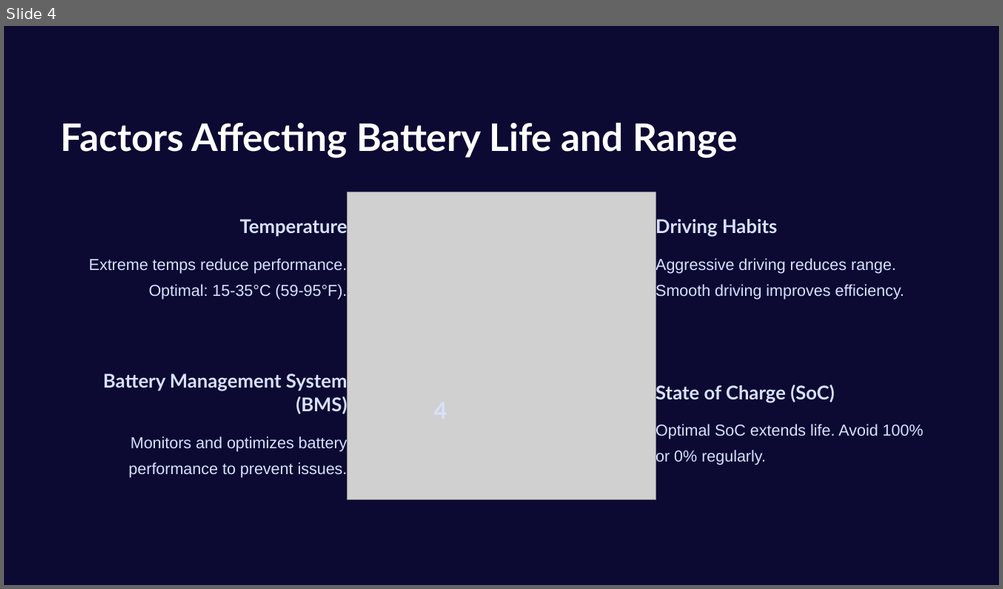
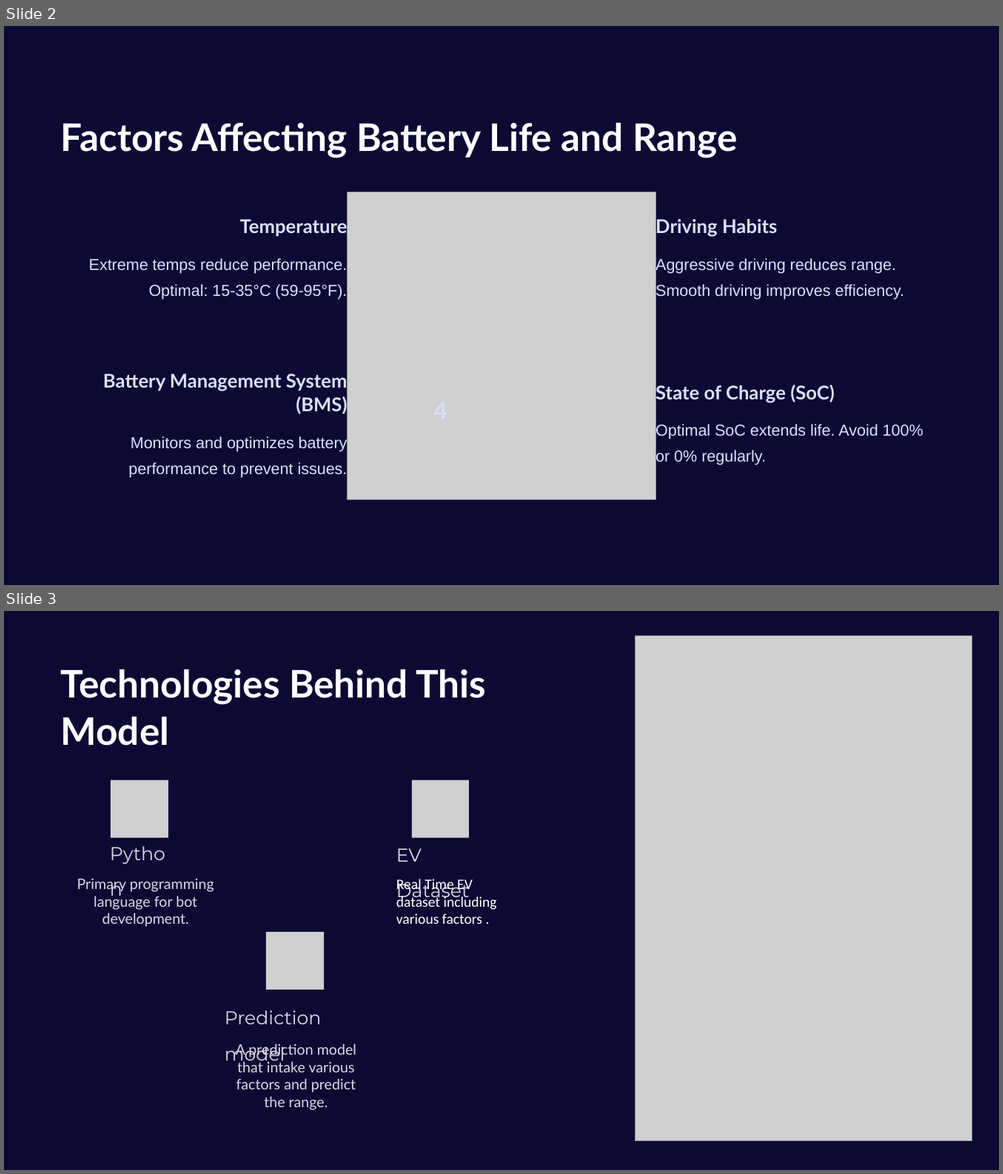
Before and after one commit to parvabarbhaya/EV_project, a slide deck: capstone_project_ppt.pptx. Shown one above the other, each under a label of ours: slide 4 before the commit, slides 2 and 3 after it. The pictures are 1003x589 and 1003x1174 pixels, drawn with LibreOffice and Linux fonts; fonts in the diff are those of the drawing; grey boxes stand for pictures; background and template pictures are left out. Boxes give left, top, right and bottom in pixels: in the first picture for what was removed or moved away, otherwise in the second. Text is boxed around its words. In the diff, an @@ line names an element or a change of style, - is before the commit and + after.

```diff
--- a/capstone_project_ppt.pptx
+++ b/capstone_project_ppt.pptx
@@ slide 3 added at [4, 611, 999, 1170], background gradient #C1D5DE to #C8DAE2 to #FFFFFF; not listed: 1 template element that a slide beside it also shows @@
@@ picture added at [635, 635, 972, 1141] @@
@@ text added at [61, 669, 486, 746], 36.7 pt, text #FFFFFF, bold @@
+Technologies Behind This Model
@@ picture added at [111, 780, 169, 839] @@
@@ picture added at [412, 780, 469, 839] @@
@@ text added at [102, 825, 176, 869], 18 pt, text #DCD7E5 @@
+Python
@@ text added at [77, 878, 214, 927], 14 pt, text #DCD7E5 @@
+Primary programming language for bot development.
@@ text added at [396, 880, 472, 903], 18 pt, text #DCD7E5 @@
+EV Dataset
@@ text added at [396, 879, 497, 924], 14 pt, text #FFFFFF @@
+Real Time EV dataset including various factors .
@@ picture added at [266, 932, 324, 990] @@
@@ text added at [225, 1044, 356, 1111], 14 pt, text #DCD7E5 @@
+A prediction model that intake various factors and predict the range.
@@ text added at [248, 1044, 356, 1059], 18 pt, text #DCD7E5 @@
+Prediction model
@@ what was slide 4 is now slide 2 @@
```
Also in this commit, not shown: 2 slides changed, 6 other slides added, 27 slides removed.
